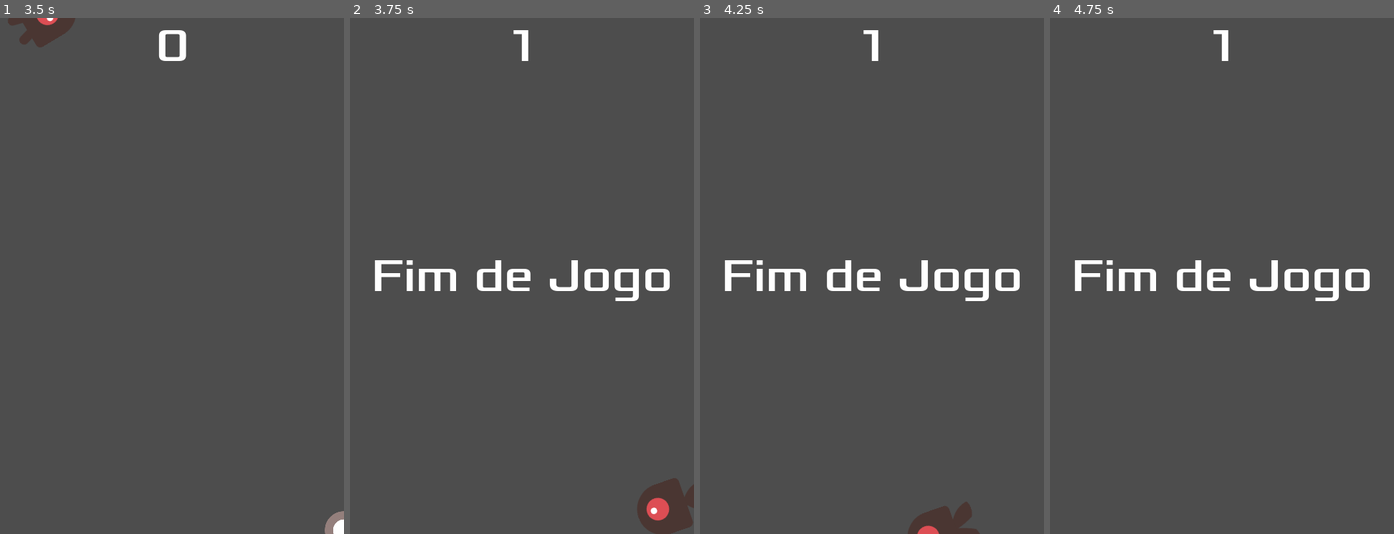
Above: before the commit, frames 1-4 (left to right).
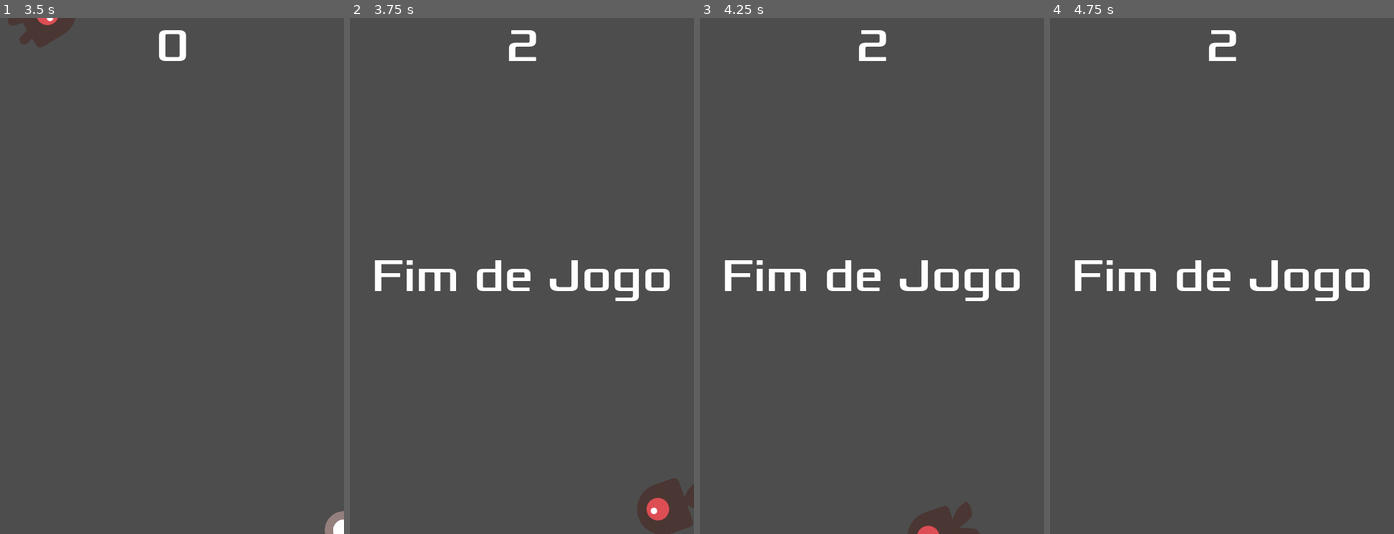
Above: after the commit, the same moments.

Repository: devpedrofurquim/dodge-the-creeps
Game: Godot game, scene res://main.tscn
Two runs of this game, one before a commit and one after it. Both use one fixed random seed, a clock stepped at 60 frames per second and the inputs below.
Inputs:
- Up to frame 1 (3.5 s): click "Start" at 0.5 s; tap Enter at 1.25 s; hold Right (move_right) 1.28-2.03 s; hold Down (move_down) 2.03-2.78 s; hold Right (move_right) from 2.78 s (still down)
- Up to frame 2 (3.75 s): release Right (move_right) at 3.53 s; hold Up (move_up) from 3.53 s (still down)
- Up to frame 3 (4.25 s): keep holding Up (move_up)
- Up to frame 4 (4.75 s): release Up (move_up) at 4.28 s; hold Left (move_left) from 4.28 s (still down)

Frame 1 is identical in both runs. In frame 2, 0.3% of the frame differs, in the area x 46-55%, y 2-9%; in frame 3, 0.3%; in frame 4, 0.3%.

Commit message:
fourth message

Diff:
--- a/main.gd
+++ b/main.gd
@@ -28,7 +28,7 @@
 
 
 func _on_score_timer_timeout():
-	score += 1
+	score += 2
 	$HUD.update_score(score)
 
 func _on_start_timer_timeout():
